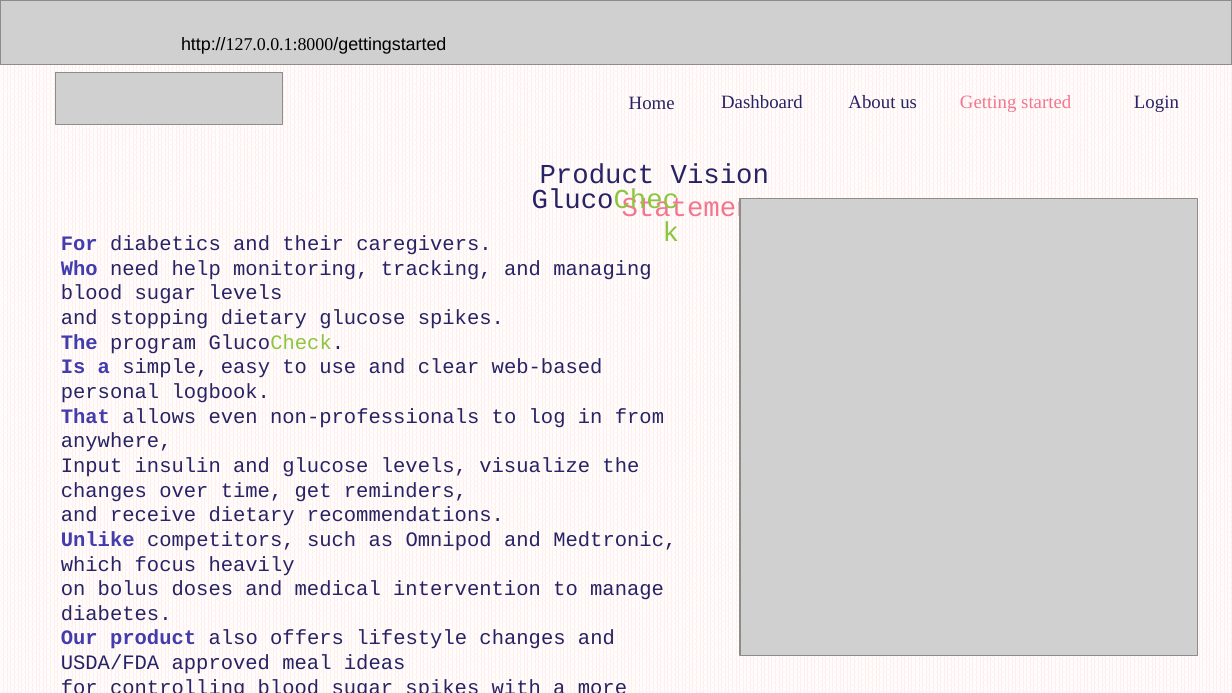
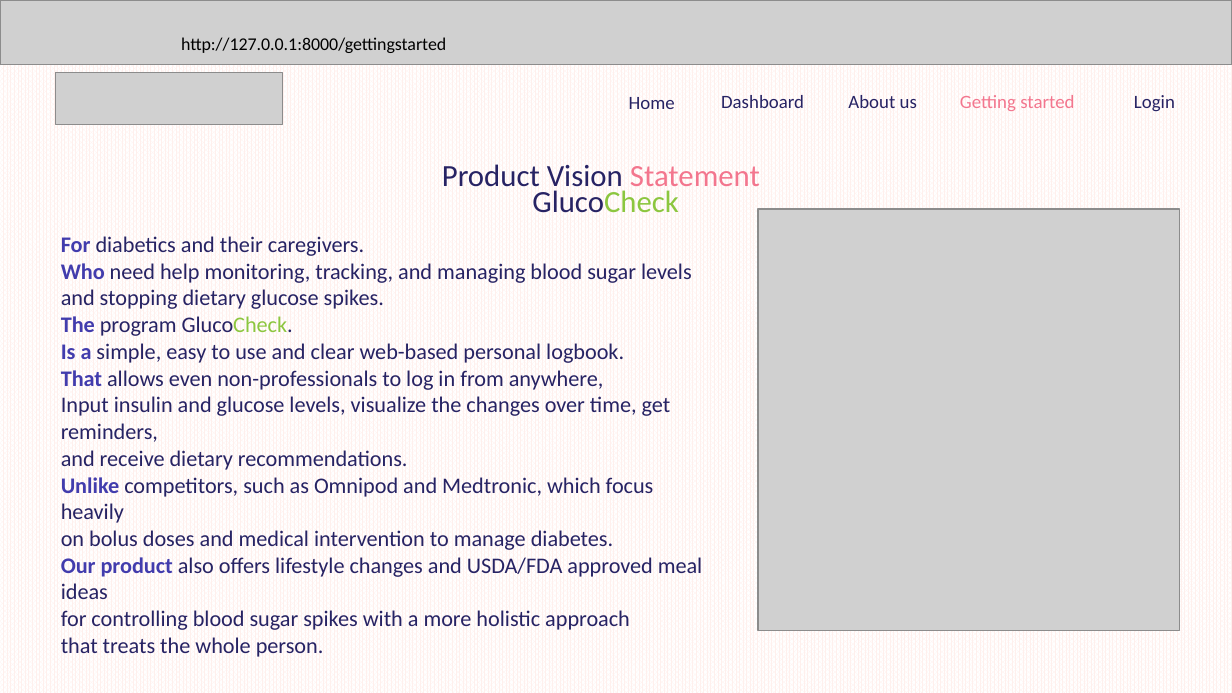
Before and after one commit to AnjaliSharma2023/Web-Application, a slide deck: slide 4 of resources/glucocheck-Demo2.pptx. Drawn at 1232x693 pixels with LibreOffice and Linux fonts; fonts in the diff are those of the drawing; grey boxes stand for pictures. Boxes give left, top, right and bottom in pixels: in the first picture for what was removed or moved away, otherwise in the second. Text is boxed around its words. In the diff, an @@ line names an element or a change of style, - is before the commit and + after.

```diff
--- a/resources/glucocheck-Demo2.pptx
+++ b/resources/glucocheck-Demo2.pptx
@@ text "http://127.0.0.1:8000/gettingstarted" at [181,37,446,53]: font Arial to Calibri, font Times New Roman to Calibri in "http://127.0.0.1:8000/gettingstarted" @@
@@ font Times New Roman to Calibri in 5 elements at [629,97,675,109], [721,95,804,108], [848,95,917,108], [1134,95,1175,111], [960,95,1074,111] @@
@@ text "Product Vision Statement": place and size @@
-text "Product Vision Statement" at [540,163,769,223]
+text "Product Vision Statement" at [442,164,760,194]
@@ text "Product Vision Statement" at [442,164,760,194]: size 16 to 18 pt, font Courier New to Calibri @@
@@ text "GlucoCheck" at [532,186,679,213]: size 16 to 18 pt, font Courier New to Calibri @@
@@ text "GlucoCheck": place and size @@
-text "GlucoCheck" at [209,334,345,350]
+text "GlucoCheck" at [532,186,679,213]
@@ text "For diabetics and their caregivers." at [61,236,702,657]: size 12 to 13 pt, font Courier New to Calibri @@
@@ picture: place and size @@
-picture at [740,198,1198,655]
+picture at [758,209,1179,631]
```
Also in this commit, not shown: 5 other slides changed.
